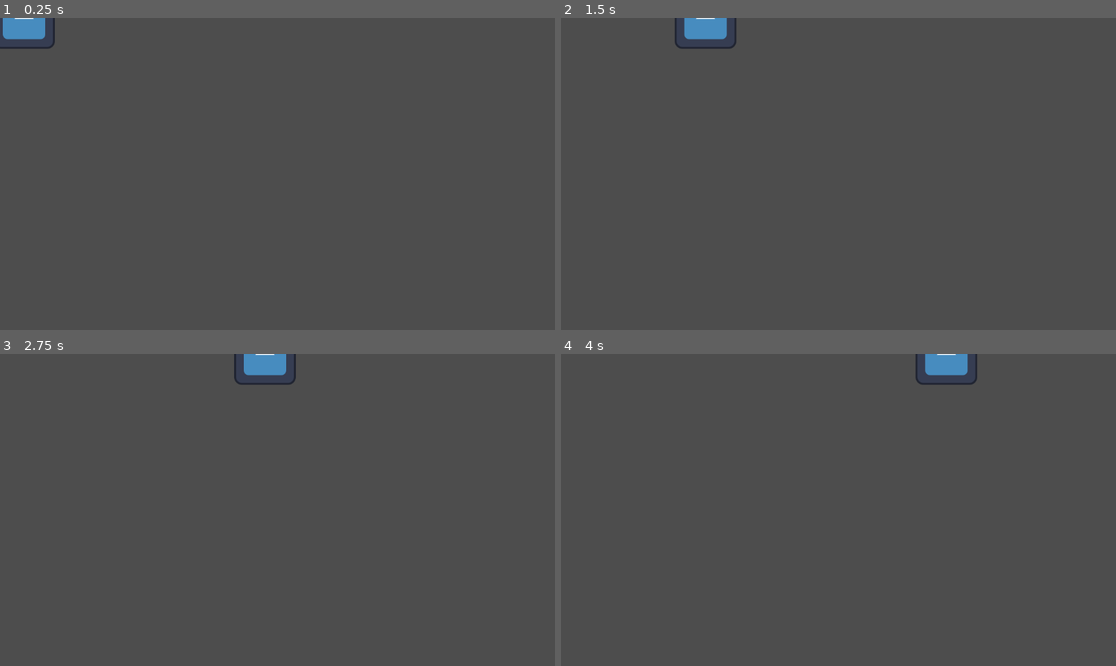
Above: before the commit, frames 1-4 (two rows, left to right).
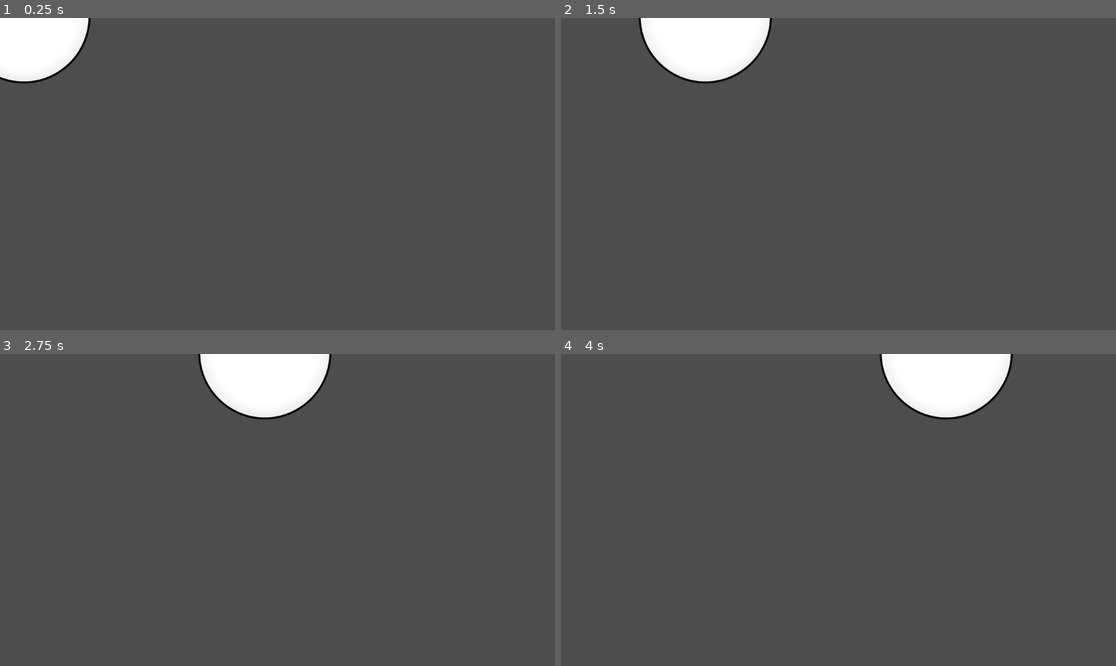
Above: after the commit, the same moments.

Repository: entityJY/deltarunesque-game
Game: Godot game, scene res://bullets/base_bullet.tscn
The game is run twice, just before and just after one commit, with the same random seed, the same clock (stepped at 60 frames per second) and the same inputs. The project has no main scene, so this scene is started directly. The engine's default icon, where the game draws it, is replaced by a stand-in: a white triangle on a blue panel in a dark square.
Inputs:
- Up to frame 1 (0.25 s): no input
- Up to frame 2 (1.5 s): no input
- Up to frame 3 (2.75 s): no input
- Up to frame 4 (4 s): no input

The runs differ from the first frame. In frame 1, 2.8% of the frame differs, in the area x 0-17%, y 0-21%; in frame 2, 3.9%; in frame 3, 3.9%, in the area x 35-60%, y 0-21%; in frame 4, 3.9%.

Commit message:
added frag bullet base

Diff:
--- a/bullets/base_bullet.tscn
+++ b/bullets/base_bullet.tscn
@@ -1,13 +1,16 @@
 [gd_scene format=3 uid="uid://bkjk1j4x3bk8i"]
 
 [ext_resource type="Script" uid="uid://da525eia0ajd8" path="res://bullets/projectile.gd" id="1_sxnja"]
+[ext_resource type="Texture2D" uid="uid://cy2yphg5xtpbl" path="res://sprites/DEMOcircle.png" id="2_qmlwd"]
 [ext_resource type="Texture2D" uid="uid://8fnc0lfhh6" path="res://icon.svg" id="2_u1xu0"]
 
 [sub_resource type="CircleShape2D" id="CircleShape2D_qmlwd"]
 radius = 77.52419
 
-[node name="BaseBullet" type="Area2D" unique_id=1312338901]
+[node name="BaseBullet" type="Area2D" unique_id=1312338901 node_paths=PackedStringArray("sprite")]
 script = ExtResource("1_sxnja")
+sprite = NodePath("BulletSprite")
+spriteImage = ExtResource("2_qmlwd")
 
 [node name="CollisionShape2D" type="CollisionShape2D" parent="." unique_id=1015517441]
 shape = SubResource("CircleShape2D_qmlwd")
--- /dev/null
+++ b/bullets/frag1.gd
@@ -0,0 +1,30 @@
+extends Projectile
+
+@export var timeout_duration : float
+@export var fragment_count : int
+@export var freeze_duration : float
+@export var child_scene : String = "res://bullets/base_bullet.tscn"
+
+func initBullet() -> void:
+	var childInstance = load(child_scene)
+	# Wait before splitting
+	await get_tree().create_timer(timeout_duration).timeout
+
+	move = false
+
+	await get_tree().create_timer(freeze_duration).timeout
+
+
+	var childBullets = []
+	# initialize all bullets
+	for f in range(fragment_count):
+		var newBullet = childInstance.instantiate()
+		childBullets.append(newBullet)
+		newBullet.direction = direction.rotated(deg_to_rad(360.0/fragment_count * f))
+
+	# add all bullets
+	for childFragment in childBullets:
+		childFragment.global_position = global_position
+		get_parent().add_child(childFragment)
+
+	disable()
--- /dev/null
+++ b/bullets/fragment_bullet.tscn
@@ -0,0 +1,23 @@
+[gd_scene format=3 uid="uid://d3ad7gej1b83h"]
+
+[ext_resource type="Script" uid="uid://bljsapk5gmblr" path="res://bullets/frag1.gd" id="1_lb2yc"]
+[ext_resource type="Texture2D" uid="uid://8fnc0lfhh6" path="res://icon.svg" id="2_dsqjy"]
+[ext_resource type="Texture2D" uid="uid://cy2yphg5xtpbl" path="res://sprites/DEMOcircle.png" id="2_p3kk6"]
+
+[sub_resource type="CircleShape2D" id="CircleShape2D_p3kk6"]
+radius = 77.52419
+
+[node name="FragmentBullet" type="Area2D" unique_id=459781445 node_paths=PackedStringArray("sprite")]
+position = Vector2(524, 332)
+script = ExtResource("1_lb2yc")
+timeout_duration = 1.0
+fragment_count = 5
+freeze_duration = 2.0
+sprite = NodePath("BulletSprite")
+spriteImage = ExtResource("2_p3kk6")
+
+[node name="CollisionShape2D" type="CollisionShape2D" parent="." unique_id=1083842383]
+shape = SubResource("CircleShape2D_p3kk6")
+
+[node name="BulletSprite" type="Sprite2D" parent="." unique_id=1388117145]
+texture = ExtResource("2_dsqjy")
--- a/bullets/projectile.gd
+++ b/bullets/projectile.gd
@@ -6,19 +6,30 @@
 @export var damage = 1
 @export var direction = Vector2(scale.x, 0)
 @export var sprite : Sprite2D
+@export var spriteImage : Texture2D
 var move = true
 
+## Initializes image for bullet and rotation of bullet
 func _ready() -> void:
+	sprite.texture = spriteImage
 	rotation= direction.angle()
+	initBullet()
 
+## Initialization code (override when inheriting)
+func initBullet():
+	pass
+
+## Moves the bullet
 func _physics_process(delta: float) -> void:
 	if move:
 		position += direction * speed * delta
 
+## Deals damage upon impact
 func _on_body_entered(body: Node2D) -> void:
 		# Hurt enemy here
 		disable()
 
+## Disable the bullet so you can't double-dip on damages
 func disable()-> void:
 	move = false
 	set_deferred('monitorable', false)
Not shown, added: bullets/frag1.gd.uid
